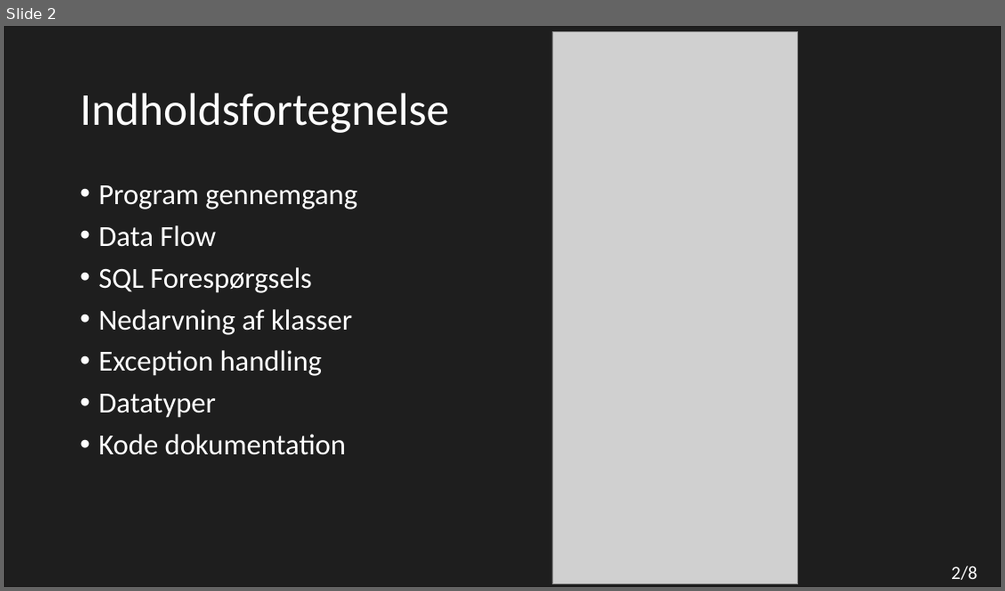
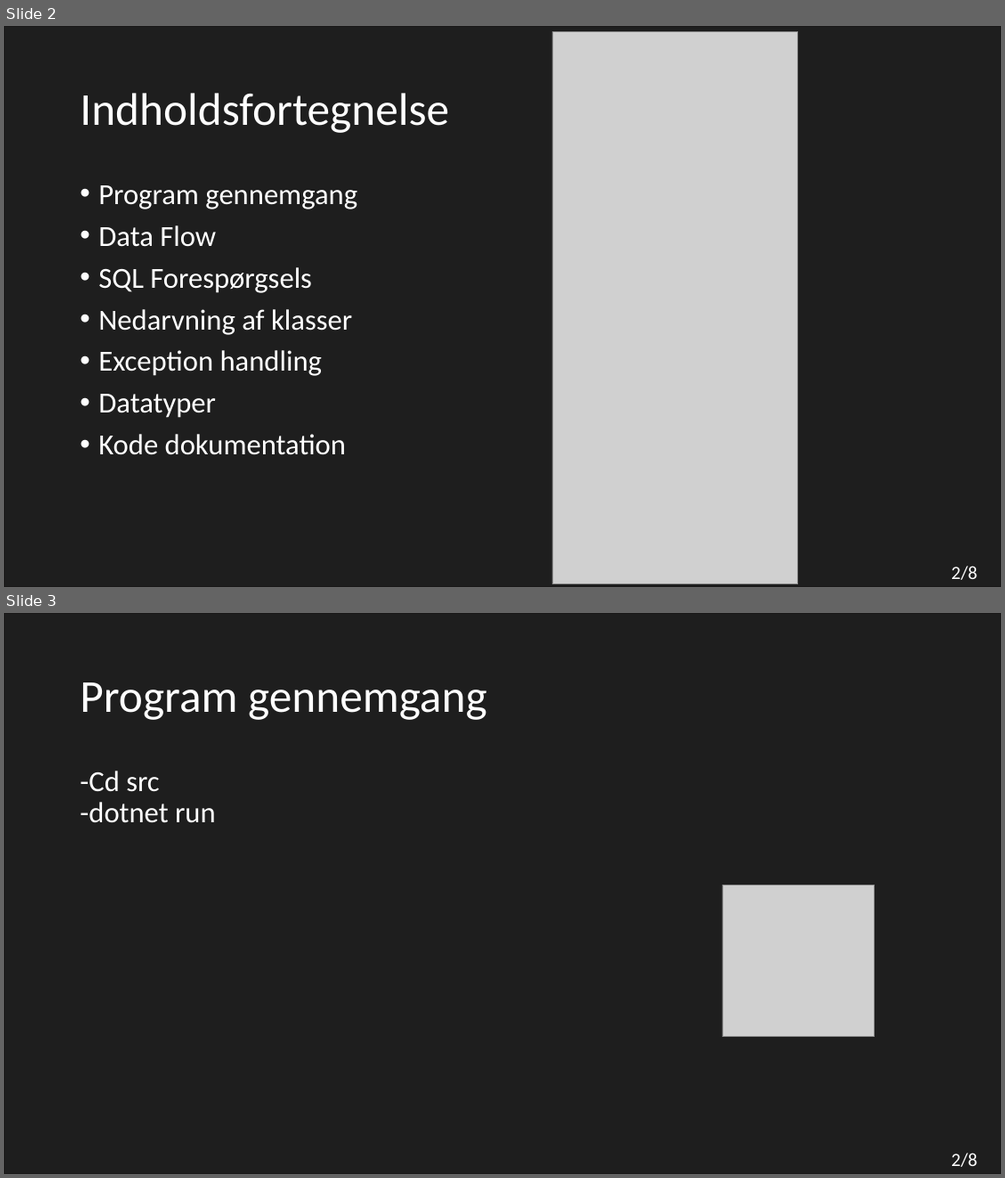
Before and after one commit to HalliTT/H1PD021123_Grp1_ERP, a slide deck: Docs/ERPSystem.pptx. Shown one above the other, each under a label of ours: slide 2 before the commit, slides 2 and 3 after it. The pictures are 1005x591 and 1005x1178 pixels, drawn with LibreOffice and Linux fonts; fonts in the diff are those of the drawing; grey boxes stand for pictures. Boxes give left, top, right and bottom in pixels: in the first picture for what was removed or moved away, otherwise in the second. Text is boxed around its words. In the diff, an @@ line names an element or a change of style, - is before the commit and + after.

Commit message:
PowerPoint update

```diff
--- a/Docs/ERPSystem.pptx
+++ b/Docs/ERPSystem.pptx
@@ slide 3 added at (4,613,1001,1174), background #FFFFFF @@
@@ rectangle added at (4,613,1001,1174), fill #1E1E1E, outline #181717 1 pt @@
@@ title added at (80,682,486,720), 44 pt, text #FFFFFF @@
+Program gennemgang
@@ text added at (80,771,216,823), 28 pt, text #FFFFFF @@
+-Cd src
+-dotnet run
@@ picture added at (722,884,874,1037) @@
@@ text added at (951,1152,977,1167), 18 pt, text #FFFFFF @@
+2/8
```
